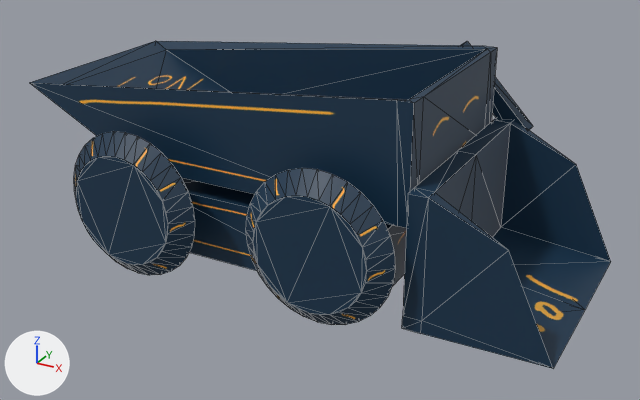
Renders of the glTF model robot1/newrobot.glb from each side of a commit.
The view is the same before and after, from a 50 mm lens placed at (6.05, -13.27, 7.64), pointed at (-1.11, -0.26, 1.13). Lighting does not change. The marker at lower left points along +X, +Y and +Z. The first picture is the older version. Mesh edges are drawn as thin lines. Where no turn or scale is listed for an object, it has been applied to the vertices. Vertices at exactly the same position are counted once.

The first picture shows '円柱.006', '円柱.007', '立方体.002', '立方体.003', '立方体.004'.
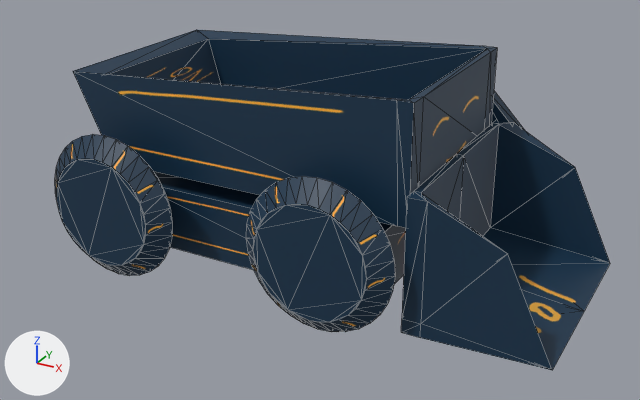
Pixel boxes (x1, y1, x2, y2) of what changed, in the pictures (640 x 400 px; the box of a moved part takes in the faces that stretch with it):
```json
{"object": "立方体.004", "change": "reshaped", "before": [30, 41, 497, 228], "after": [73, 30, 497, 228], "on screen": "9% narrower"}
{"object": "立方体.002", "change": "reshaped, moved", "before": [402, 41, 611, 369], "after": [401, 91, 610, 370]}
{"object": "円柱.007", "change": "moved", "before": [246, 168, 395, 325], "after": [246, 176, 395, 332]}
{"object": "円柱.006", "change": "moved", "before": [74, 131, 195, 275], "after": [55, 134, 172, 276]}
{"object": "立方体.003", "change": "reshaped", "before": [181, 177, 406, 286], "after": [153, 171, 406, 284], "on screen": "12% wider"}
{"part": 1, "of": "me_立方体_004", "change": "moved or reshaped", "before": [460, 41, 533, 130], "after": [491, 91, 524, 129]}
{"part": 2, "of": "me_立方体_004", "change": "moved or reshaped", "before": [415, 120, 576, 250], "after": [414, 122, 575, 250]}
{"part": 3, "of": "me_立方体_005", "change": "moved or reshaped", "before": [181, 177, 391, 271], "after": [153, 171, 391, 270]}
{"part": 4, "of": "me_立方体_006", "change": "moved or reshaped", "before": [283, 49, 486, 100], "after": [278, 49, 486, 100]}
{"part": 5, "of": "me_立方体_006", "change": "moved or reshaped", "before": [30, 41, 486, 224], "after": [73, 30, 486, 224]}
```

Edits to the scene script, one JSON object a line:
```json
{"block": "me_立方体_004", "where": "# used by ob_立方体_002; location = (0.67, 0.01, 4.1)"}
{"op": "remove", "block": "me_立方体_004", "code": "me_立方体_004.from_pydata(...)  # 43 vertices, 78 faces; spans x -0.33..3.08, y -2.06..2.33, z -4.03..-0.38"}
{"op": "add", "block": "me_立方体_004", "code": "me_立方体_004.from_pydata(...)  # 43 vertices, 78 faces; spans x -0.1..3.08, y -2.06..2.33, z -4.01..-0.8"}
{"block": "me_立方体_004", "change": "me_立方体_004 part 1: the loose piece of 8 vertices spanning x -0.33..1.3, y 2.0..2.33, z -2.06..-0.38 is moved by (0.22, 0.0, -0.42)"}
{"block": "me_立方体_004", "change": "me_立方体_004 part 2: all 6 vertices in x 1.02, y -1.82..1.82, z -3.75..-1.66 are moved by (-0.2, 0.0, 0.0)"}
{"block": "me_立方体_004", "change": "other edits to the shape of me_立方体_004 do not show in these pictures"}
{"block": "me_立方体_005", "where": "# used by ob_立方体_003; location = (-1.77, 0.0, 1.37)"}
{"op": "remove", "block": "me_立方体_005", "code": "me_立方体_005.from_pydata(...)  # 16 vertices, 24 faces; spans x -1.98..2.56, y -1.8..1.8, z -1.08..0.35"}
{"op": "add", "block": "me_立方体_005", "code": "me_立方体_005.from_pydata(...)  # 72 vertices, 108 faces; spans x -2.51..2.56, y -1.8..1.8, z -1.08..0.35"}
{"block": "me_立方体_005", "change": "me_立方体_005 part 3: 12 vertices moved from x -1.98..-1.36, y -1.8..1.8, z -1.08..0.35 to x -2.51..-1.89, y -1.8..1.8, z -1.08..0.35"}
{"block": "me_立方体_005", "change": "other edits to the shape of me_立方体_005 do not show in these pictures"}
{"block": "me_立方体_006", "where": "# used by ob_立方体_004; location = (0.61, 1.04, 4.05)"}
{"op": "remove", "block": "me_立方体_006", "code": "me_立方体_006.from_pydata(...)  # 32 vertices, 60 faces; spans x -7.0..0.71, y -2.9..0.83, z -2.51..-0.27"}
{"op": "add", "block": "me_立方体_006", "code": "me_立方体_006.from_pydata(...)  # 32 vertices, 60 faces; spans x -5.87..0.71, y -2.9..0.83, z -2.51..-0.27"}
{"block": "me_立方体_006", "change": "me_立方体_006 part 4: all 12 vertices in x -4.6..-3.73, y -2.9..0.83, z -2.51..-2.03 are moved by (-0.53, 0.0, 0.0)"}
{"block": "me_立方体_006", "change": "me_立方体_006 part 5: all 4 vertices in x -7.0..-6.6, y -2.9..0.83, z -1.15..-1.04 are moved by (1.13, 0.0, 0.37)"}
{"op": "set", "path": "ob_円柱_006.location", "old": "(-3.59, -2.5, 1.37)", "new": "(-4.07, -2.5, 1.24)"}
{"op": "set", "path": "ob_円柱_007.location", "old": "(0.02, -2.4, 1.36)", "new": "(0.02, -2.4, 1.23)"}
{"op": "set", "path": "ob_立方体_002.location", "old": "(0.67, 0.01, 4.1)", "new": "(0.66, 0.01, 4.05)"}
```
